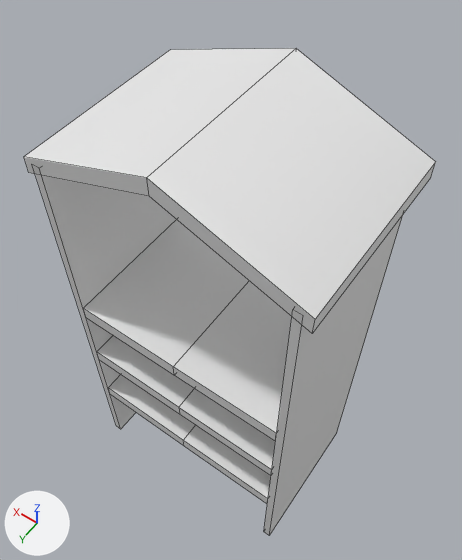
Two versions of the FBX model BugSplat/Assets/WIP/Christian/Christian Models/Shop_Booth.FBX, one commit apart.
Before and after are seen from a 50 mm camera at (-1.35, 1.82, 4.88) aimed at (0.08, -0.18, 1.73). The lights are fixed; the arrows at lower left show +X, +Y and +Z. Mesh edges are drawn as thin lines. Where no turn or scale is listed for an object, it has been applied to the vertices.

Names of what the first picture shows: 'Shop_Booth'.
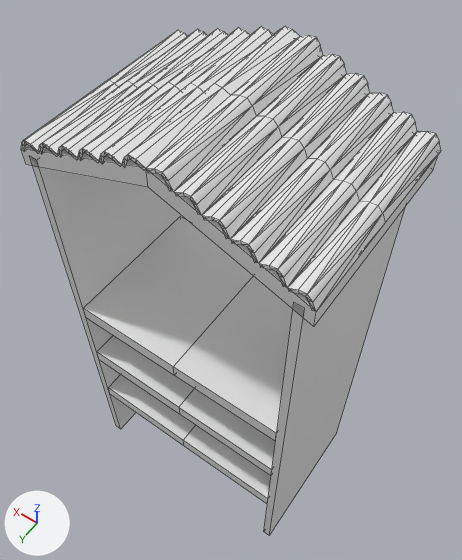
Commit message: shop update

What changed in the scene script:
```text
Change me_mesh:
    where me_mesh.from_pydata(...)  # 88 vertices, 68 faces; spans x -0.8..0.8, y -0.6..0.5, z 0.0..3.15
    used by ob_shop_booth; location = (0.0, 0.0, 0.0)
    before: 8 (-0.75, -0.5, 2.83), 9 (-0.7, -0.5, 2.83), 10 (-0.75, 0.5, 2.83) at pixel (303, 315), 11 (-0.7, 0.5, 2.83) at pixel (292, 309)
    before: 56 (0.75, -0.5, 2.83), 57 (0.7, -0.5, 2.83), 58 (0.7, 0.5, 2.83) at pixel (39, 168), 59 (0.75, 0.5, 2.83) at pixel (31, 164)
    me_mesh part 1: the loose piece of 12 vertices spanning x -0.8..0.8, y -0.6..0.5, z 2.75..3.15 is moved by (0.0, 0.0, 0.05)
    me_mesh part 2
    add for i in [*range(8, 12)]: me_mesh.vertices[i].co += Vector((0.0, 0.0, 0.05))
    me_mesh part 3
    add for i in [*range(56, 60)]: me_mesh.vertices[i].co += Vector((0.0, 0.0, 0.05))
Add me_mesh_001:
    me_mesh_001.from_pydata(...)  # 327 vertices, 672 faces; spans x -0.8..0.8, y -0.56..0.56, z -0.31..0.03
Add ob_shop_booth_roof:
    ob_shop_booth_roof = bpy.data.objects.new('Shop_Booth_Roof', me_mesh_001)
    ob_shop_booth_roof.location = (0.0, -0.064, 3.2)
```

What differs and where, as boxes (x1, y1, x2, y2) in the pictures (462 x 560 px; the box of a moved part takes in the faces that stretch with it):
'Shop_Booth', reshaped
    before: (24, 48, 436, 536)
    after: (21, 146, 438, 536)
'Shop_Booth_Roof', added
    after: (21, 26, 441, 312)
part 1 of me_mesh, moved or reshaped
    before: (24, 48, 436, 334)
    after: (21, 146, 438, 327)
part 2 of me_mesh, moved or reshaped
    before: (264, 215, 403, 536)
    after: (264, 206, 406, 536)
part 3 of me_mesh, moved or reshaped
    before: (32, 164, 177, 429)
    after: (31, 157, 184, 429)
